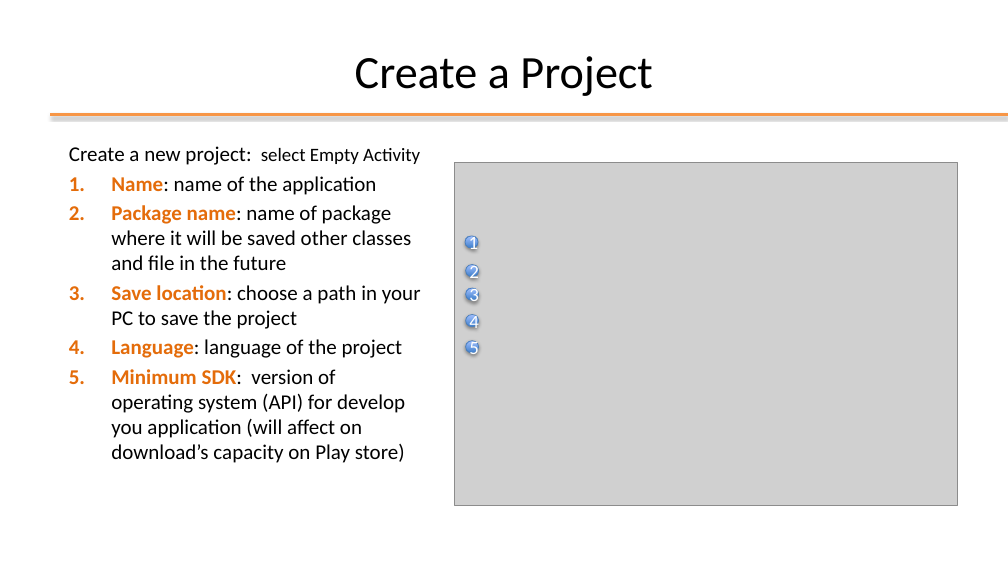
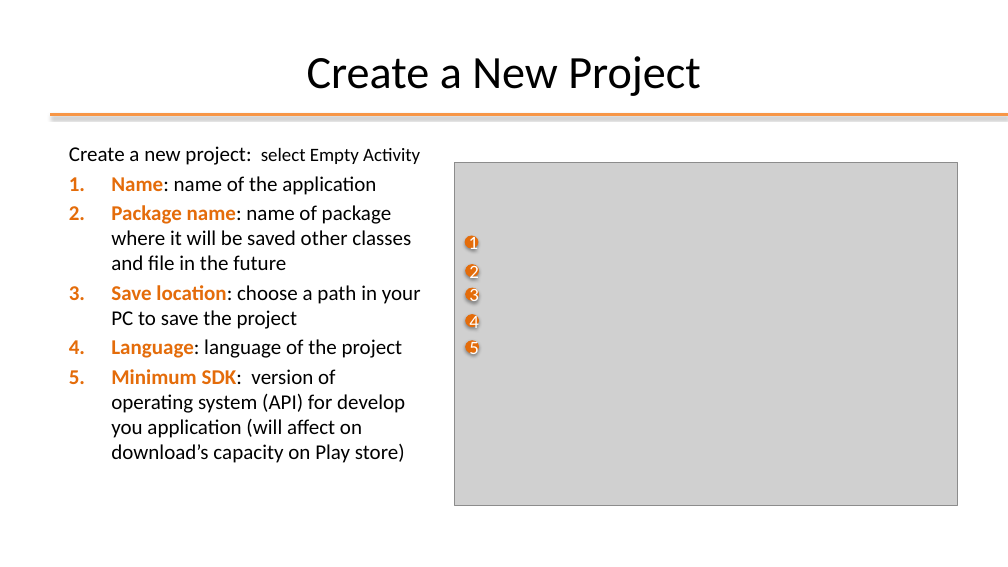
Before and after one commit to StePoli-00/Getting-started-with-Android, a slide deck: slide 9 of 02-Android Studio.pptx (slide 3 before the commit). Drawn at 1008x567 pixels with LibreOffice and Linux fonts; fonts in the diff are those of the drawing; grey boxes stand for pictures; background and template pictures are left out. Boxes give left, top, right and bottom in pixels: in the first picture for what was removed or moved away, otherwise in the second. Text is boxed around its words. In the diff, an @@ line names an element or a change of style, - is before the commit and + after.

```diff
--- a/02-Android Studio.pptx
+++ b/02-Android Studio.pptx
@@ title at (307, 56, 700, 96): text changed @@
-Create a Project
+Create a New Project
@@ fill gradient #3F80CE to #A4C4FF to #E46C0A; outline #4B7EBC 0.75 pt to #E46C0A 0.75 pt in 5 elements at (465, 236, 478, 248), (466, 265, 479, 277), (466, 288, 479, 300), (466, 315, 479, 327), (466, 341, 479, 353) @@
```
Also in this commit, not shown: 4 other slides changed, 3 slides added.
